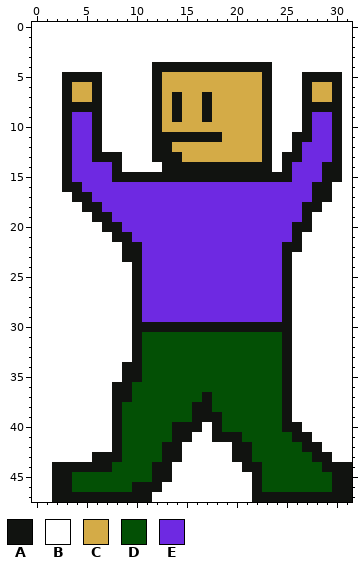
Edited in one commit: pixel-art sprite (art/images/survivor_01.png). The picture above was drawn from the file before the commit.
The file is 32x48 pixels.
Palette (. is transparent): A #111310  B #ffffff  C #d4ab47  D #035005  E #6e29e2
Once edited:
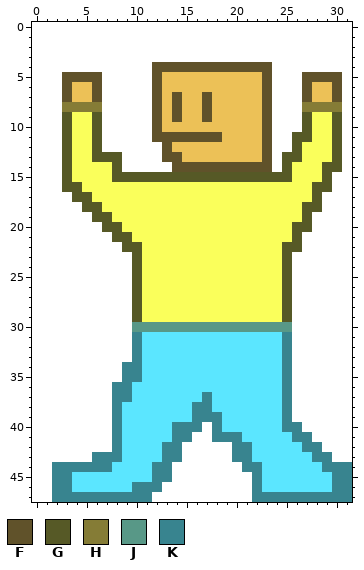
Colours new in this view: F #60522a  G #565926  H #857c36  J #589887  K #38848f
The commit says: Changed the survivors color pallette ...so that they won't be confused with the monsters.
Diff:
colour C: #d4ab47 -> #ecc157
colour D: #035005 -> #5be6ff
colour E: #6e29e2 -> #faff5b
Changed rows in their new state; - is a pixel that keeps its letter.
first column x 2:
 4 ----------FFFFFFFFFFFF--------
 5 -FFFF-----F----------F---FFFF-
 6 -F--F-----F----------F---F--F-
 7 -F--F-----F-F--F-----F---F--F-
 8 -HHHH-----F-F--F-----F---HHHH-
 9 -G--G-----F-F--F-----F---G--G-
10 -G--G-----F----------F---G--G-
11 -G--G-----FFFFFFF----F--GG--G-
12 -G--G-----BF---------F--G---G-
13 -G--GGG---BFF--------F-GG---G-
14 -G----G----BFFFFFFFFFF-G---GG-
15 -G----GGGGGGGGGGGGGGGGGG---GB-
16 -GG-----------------------GG--
17 --GG----------------------GB--
18 ---GG--------------------GG---
19 ----GG-------------------G----
20 -----GG-----------------GG----
21 ------GG----------------G-----
22 -------GG--------------GG-----
23 -------BG--------------G------
24 --------G--------------G------
25 --------G--------------G------
26 --------G--------------G------
27 --------G--------------G------
28 --------G--------------G------
29 --------G--------------G------
30 --------JJJJJJJJJJJJJJJJ------
31 --------K--------------K------
32 --------K--------------K------
33 --------K--------------K------
34 -------KK--------------K------
35 -------KK--------------K------
36 ------KK---------------K------
37 ------KK-------K-------K------
38 ------K-------KK-------K------
39 ------K-------KKK------K------
40 ------K-----KKK-K------KK-----
41 ------K-----KK--KKK-----KK----
42 ------K----KK-----KK-----KK---
43 ----KKK----KK-----KK------KK--
44 KKKKKK----KK-------KK------KKK
45 KK--------KK--------K-------KK
46 KK------KKK---------K-------KK
47 KKKKKKKKKK----------KKKKKKKKKK
